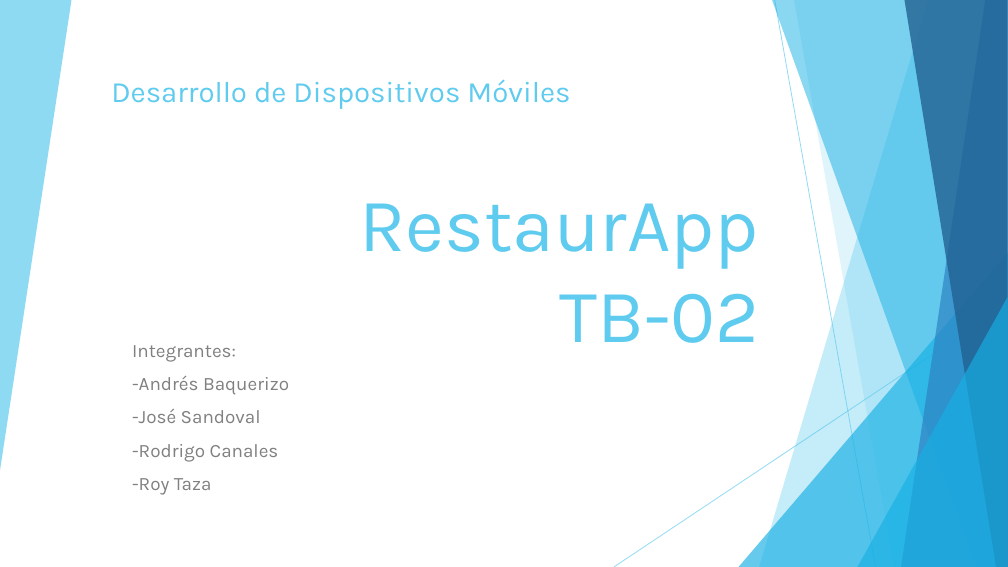
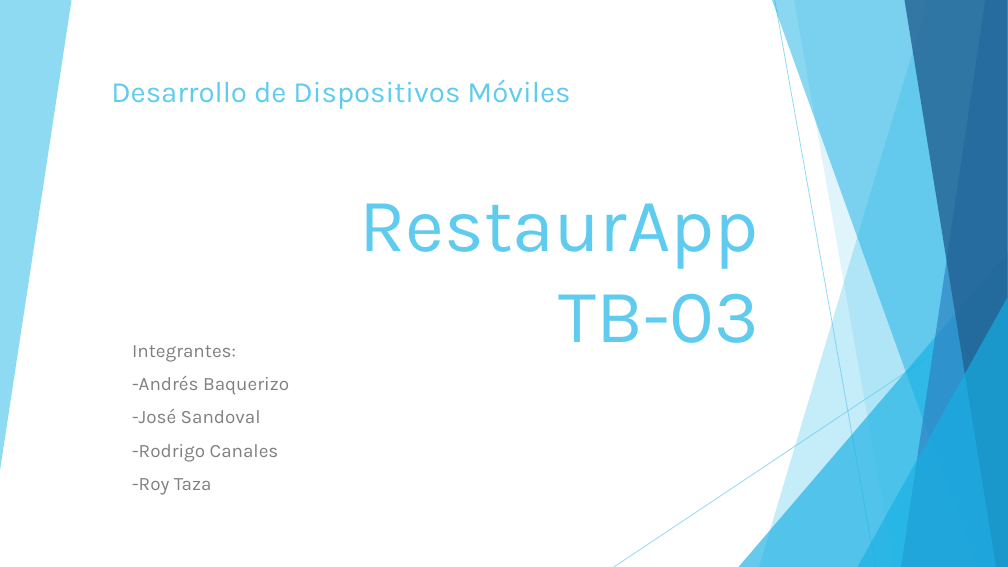
Before and after one commit to RoyTR/RestaurApp, a slide deck: slide 1 of Presentaciones - Versiones Finales/TB03- GRUPO02.pptx. Drawn at 1008x567 pixels with LibreOffice and Linux fonts; fonts in the diff are those of the drawing. Boxes give left, top, right and bottom in pixels: in the first picture for what was removed or moved away, otherwise in the second. Text is boxed around its words. In the diff, an @@ line names an element or a change of style, - is before the commit and + after.

```diff
--- a/Presentaciones - Versiones Finales/TB03- GRUPO02.pptx
+++ b/Presentaciones - Versiones Finales/TB03- GRUPO02.pptx
@@ text at (359,203,759,343): text changed @@
-RestaurApp
-TB-02
+RestaurApp
+TB-03
```
Also in this commit, not shown: 3 other files.
